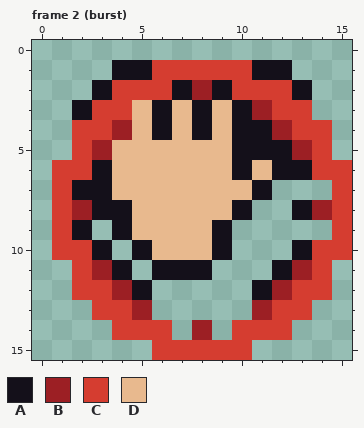
Edited in one commit: pixel-art file (art/icons/skill_icons.aseprite). Above, as it was before the edit.
16x16 pixels, 2 frames. Colours within 5 levels of each other are drawn and written as one. Shown: frame 2 (burst). The commit also changed other frames, which this record leaves out.
Palette (. is transparent): A #14101a  B #9c1f24  C #d53d30  D #e8b98e
Pixels before, frame 2 (burst), first column x 1:
 1 ...AACCCCCAA...
 2 ..ACCCABACCCA..
 3 .ACCDADADABCC..
 4 .CCBDADADAABCC.
 5 .CBDDDDDDAAABC.
 6 CCADDDDDDADAACC
 7 CAADDDDDDDA...C
 8 CBAADDDDDA..ABC
 9 CA.ADDDDA.....C
10 CCA.ADDDA...ACC
11 .CBA.AAA...ABC.
12 .CCBA.....ABCC.
13 ..CCB.....BCC..
14 ...CCC.B.CCC...
15 .....CCCCC.....
Once edited:
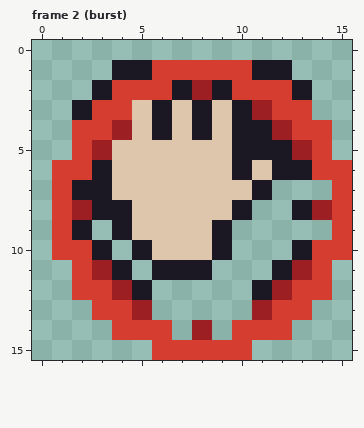
From old to new:
Colour A changes from #14101a to #1b1823.
Colour D changes from #e8b98e to #ddc6ac.
Pixel boxes of the changes (left, top, right, bottom) in both pictures:
changed: (72, 60, 312, 300)
